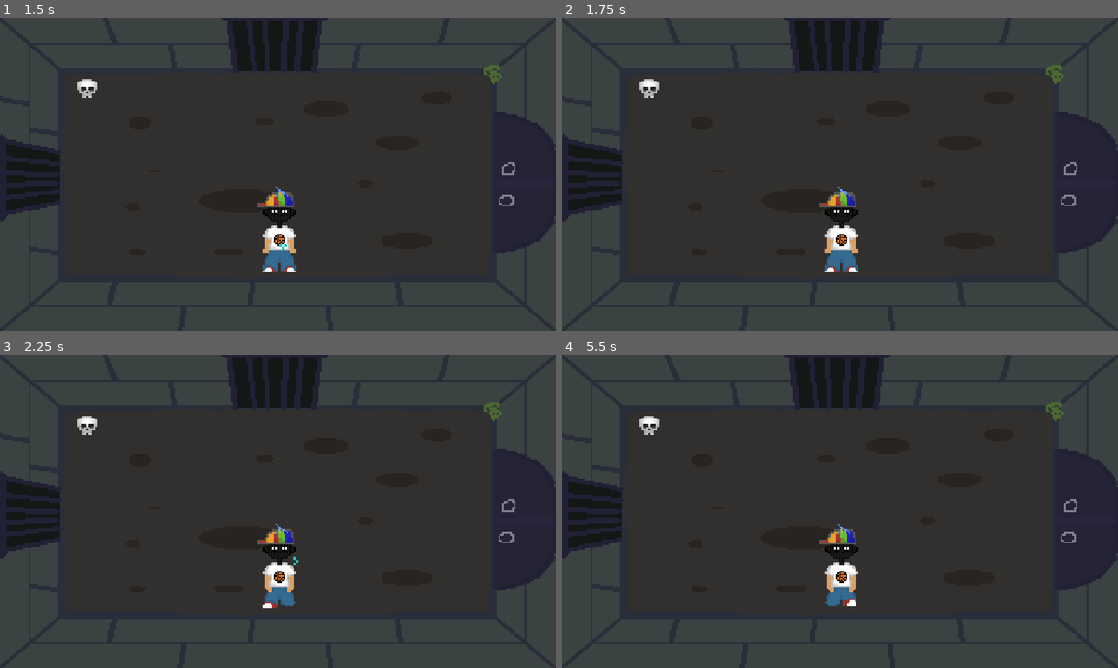
Above: before the commit, frames 1-4 (two rows, left to right).
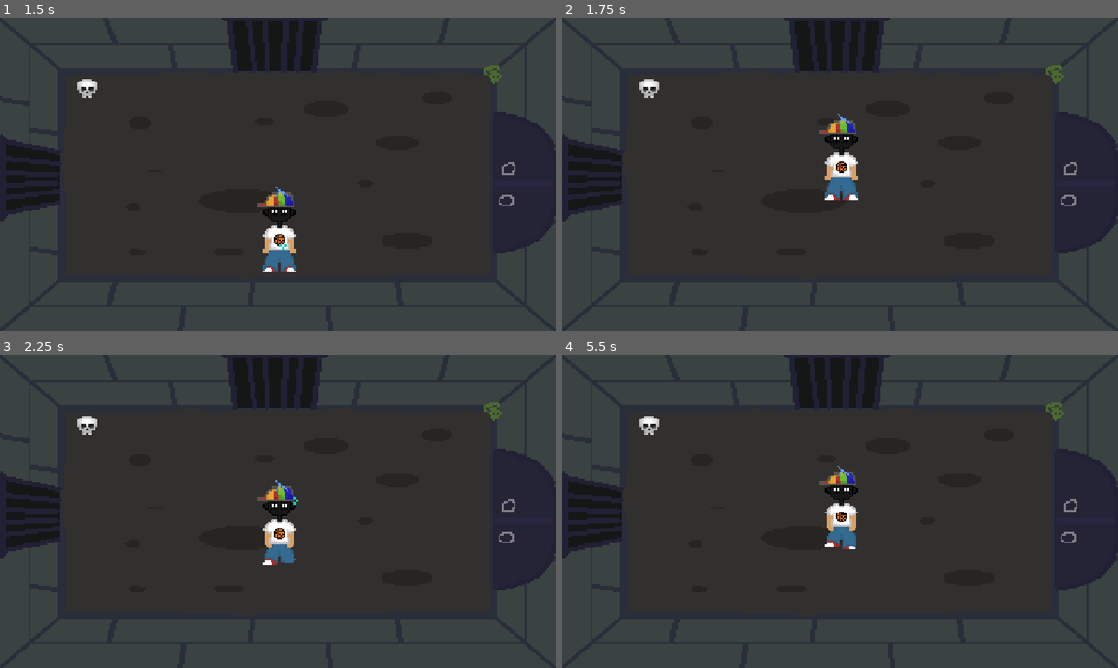
Above: after the commit, the same moments.

Repository: Skeleblob/BraveMathie
Game: Godot game, scene res://SpriteSheets/game/main.tscn
The game is run twice, just before and just after one commit, with the same random seed, the same clock (stepped at 60 frames per second) and the same inputs.
Inputs:
- Up to frame 1 (1.5 s): tap Enter at 0.5 s; hold Right (shoot_right) 0.53-1.28 s; hold S (walk_front) 0.53-1.28 s; hold Down (shoot_down) from 1.28 s (still down); tap S (walk_front) at 1.35 s
- Up to frame 2 (1.75 s): keep holding Down (shoot_down)
- Up to frame 3 (2.25 s): tap Space at 2 s; release Down (shoot_down) at 2.03 s; hold Right (shoot_right) from 2.03 s (still down); hold S (walk_front) from 2.03 s (still down)
- Up to frame 4 (5.5 s): release Right (shoot_right) at 2.78 s; release S (walk_front) at 2.78 s; hold Up (shoot_up) 2.78-3.53 s; tap S (walk_front) at 2.85, 4.35 s; tap Enter at 3.5 s; hold S (walk_front) 3.53-4.28 s; hold Left (shoot_left) 3.53-5.03 s; tap Space at 5 s; hold Down (shoot_down) from 5.03 s (still down); hold S (walk_front) from 5.03 s (still down)

Frame 1 is identical in both runs. In frame 2, 2.4% of the frame differs, in the area x 46-54%, y 30-82%; in frame 3, 2.0%; in frame 4, 2.0%.
Error after the commit: Cannot call method 'create_timer' on a null value. (res://SpriteSheets/game/player.gd:35)

Commit message:
Enemy's can kill player

Diff:
--- a/brave-mathie/KrilleBoss.tscn
+++ b/brave-mathie/KrilleBoss.tscn
@@ -52,7 +52,7 @@
 radius = 55.145264
 
 [node name="CharacterBody2D" type="CharacterBody2D" unique_id=1928594632]
-collision_layer = 5
+collision_layer = 4
 motion_mode = 1
 script = ExtResource("1_36cl4")
 
--- a/brave-mathie/Scripts/attacks/BossAttack.tscn
+++ b/brave-mathie/Scripts/attacks/BossAttack.tscn
@@ -36,8 +36,6 @@
 radius = 8.0
 
 [node name="KOL" type="Area2D" unique_id=1919506202]
-collision_layer = 18
-collision_mask = 0
 script = ExtResource("1_2j3u4")
 metadata/_custom_type_script = "uid://d2hpa06yeemmw"
 
--- a/brave-mathie/Scripts/attacks/RedStar.gd
+++ b/brave-mathie/Scripts/attacks/RedStar.gd
@@ -3,24 +3,28 @@
 class_name EnemyProjectile
 
 @export var speed: float = 300.0
-@export var damage: float = 10.0
+@export var damage: float = 2.0
 var direction: Vector2 = Vector2.ZERO
 var lifetime: float = 3.0
 
 
 func _ready() -> void:
-	body_entered.connect(_on_body_entered)
-	get_tree().create_timer(lifetime).timeout.connect(queue_free)
+	area_entered.connect(_on_area_entered)
+	await get_tree().create_timer(lifetime).timeout
+	if is_inside_tree():
+		queue_free()
 
 func _physics_process(_delta: float) -> void:
 	if direction != Vector2.ZERO:
 		global_position += direction * speed * _delta
 
 
+func _on_area_entered(area: Area2D) -> void:
+	var player := area.get_parent()
 
+	if not player.is_in_group("player"):
+		return
 
-
-func _on_body_entered(body: Node2D) -> void:
-	if body.is_in_group("Player") and body.has_method("take_damage"):
-		body.take_damage(damage)
-	queue_free()
+	if player.has_method("take_damage"):
+		player.take_damage(damage)
+		queue_free()
--- a/brave-mathie/Scripts/attacks/enemyattacks.tscn
+++ b/brave-mathie/Scripts/attacks/enemyattacks.tscn
@@ -70,4 +70,4 @@
 [node name="CollisionShape2D" type="CollisionShape2D" parent="." unique_id=564684566]
 shape = SubResource("CircleShape2D_yeiif")
 
-[connection signal="body_entered" from="." to="." method="_on_body_entered"]
+[connection signal="area_entered" from="." to="." method="_on_area_entered"]
--- a/brave-mathie/SpriteSheets/game/Player.tscn
+++ b/brave-mathie/SpriteSheets/game/Player.tscn
@@ -280,6 +280,9 @@
 radius = 4.0
 height = 24.0
 
+[sub_resource type="CapsuleShape2D" id="CapsuleShape2D_vnn0b"]
+height = 68.0
+
 [node name="player" type="CharacterBody2D" unique_id=548740340]
 script = ExtResource("1_6n8kb")
 
@@ -297,3 +300,10 @@
 shape = SubResource("CapsuleShape2D_jlvxv")
 
 [node name="Hud" parent="." unique_id=1251275405 instance=ExtResource("10_h8cv0")]
+
+[node name="Hurtbox" type="Area2D" parent="." unique_id=1087106792]
+
+[node name="CollisionShape2D" type="CollisionShape2D" parent="Hurtbox" unique_id=1131907232]
+position = Vector2(2, 12)
+shape = SubResource("CapsuleShape2D_vnn0b")
+debug_color = Color(0.8324521, 0.2147673, 0.27073544, 0.41960785)
--- a/brave-mathie/SpriteSheets/game/player.gd
+++ b/brave-mathie/SpriteSheets/game/player.gd
@@ -5,14 +5,52 @@
 var animSprite : AnimatedSprite2D
 var can_shoot = true
 var attack_cooldown = 0.5
+@export var max_health: int = 10
+var current_health: int
+var can_take_damage := true
+@export var damage_invincibility_time: float = 0.5
 
 func _ready() -> void:
+	add_to_group("player")
 	animSprite = $AnimatedSprite2D
+	current_health = max_health
 
 	NavigationManager.on_trigger_player_spawn.connect(_on_spawn)
 
 func _on_spawn(spawn_position: Vector2, _direction: String) -> void:
 	global_position = spawn_position
+
+func take_damage(amount: int) -> void:
+		if not can_take_damage:
+			return
+
+		can_take_damage = false
+		current_health -= amount
+
+		flash_when_damaged()
+
+		if current_health <= 0:
+			die()
+
+		await get_tree().create_timer(damage_invincibility_time).timeout
+		can_take_damage = true
+
+func die() -> void:
+	get_tree().reload_current_scene()
+
+	set_physics_process(false)
+	set_process(false)
+
+func flash_when_damaged() -> void:
+	var tween := create_tween()
+
+	tween.tween_property(
+		animSprite, "modulate", Color.DARK_RED,0.2
+	)
+
+	tween.tween_property(
+		animSprite,"modulate",Color.WHITE,0.2
+	)
 
 func _process(_delta: float) -> void:
 	velocity = Vector2()
